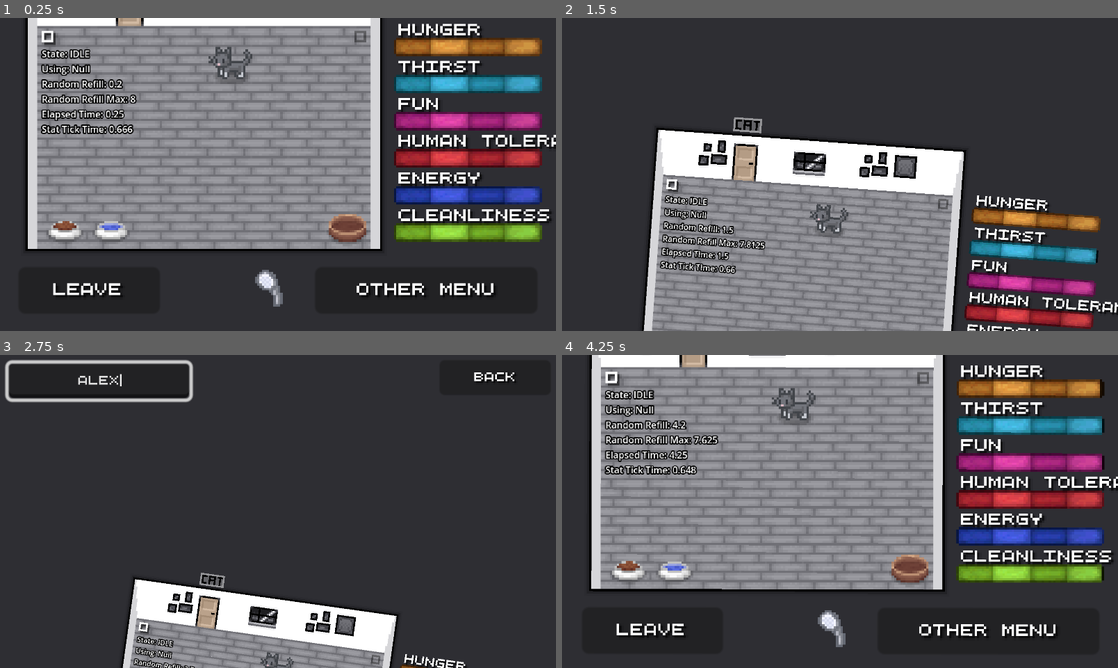
Above: before the commit, frames 1-4 (two rows, left to right).
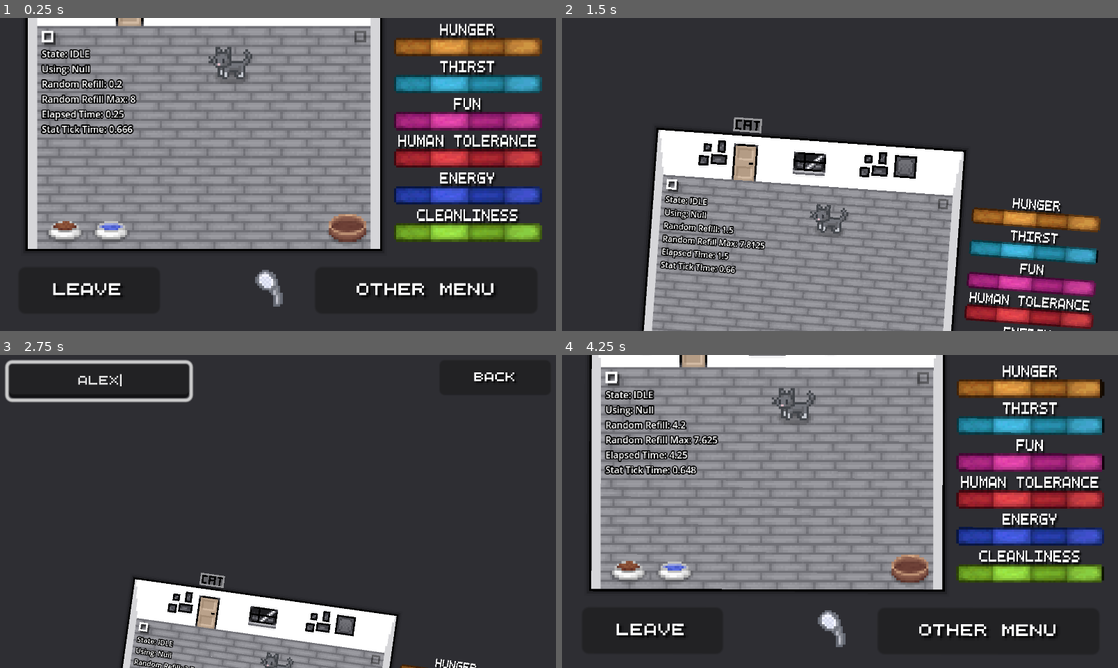
Above: after the commit, the same moments.

Repository: Theooolone/m-game
Game: Godot game, scene res://scenes/catsim/cat_sim.tscn
The game is run twice, just before and just after one commit, with the same random seed, the same clock (stepped at 60 frames per second) and the same inputs. This scene is started directly instead of the project's main scene.
Inputs (mouse positions are in pixels of both pictures, inside the frame that each line leads up to):
- Up to frame 1 (0.25 s): no input
- Up to frame 2 (1.5 s): click "Leave" at 0.5 s; click "Other Menu" at 1.25 s
- Up to frame 3 (2.75 s): click (100, 376) at 2.02 s; type "Alex" at 2.1 s
- Up to frame 4 (4.25 s): tap Enter at 2.75 s; move the mouse to (962, 495) at 2.77 s; hold Right (right) 2.78-3.5 s; click (962, 495) at 2.85 s; click "Back" at 3.5 s

The runs differ from the first frame. In frame 1, 3.1% of the frame differs, in the area x 71-100%, y 1-66%; in frame 2, 1.7%; in frame 3, 0.2%; in frame 4, 3.1%.

Commit message:
Changed statbar text position

Diff:
--- a/scenes/catsim/statbar.tscn
+++ b/scenes/catsim/statbar.tscn
@@ -24,9 +24,11 @@
 layout_mode = 1
 anchors_preset = -1
 anchor_right = 1.0
-offset_left = 2.0
 offset_top = -7.0
+offset_right = 32.0
 grow_vertical = 0
+scale = Vector2(0.667, 1)
 text = "Debug"
 label_settings = ExtResource("3_26uqe")
+horizontal_alignment = 1
 vertical_alignment = 2
